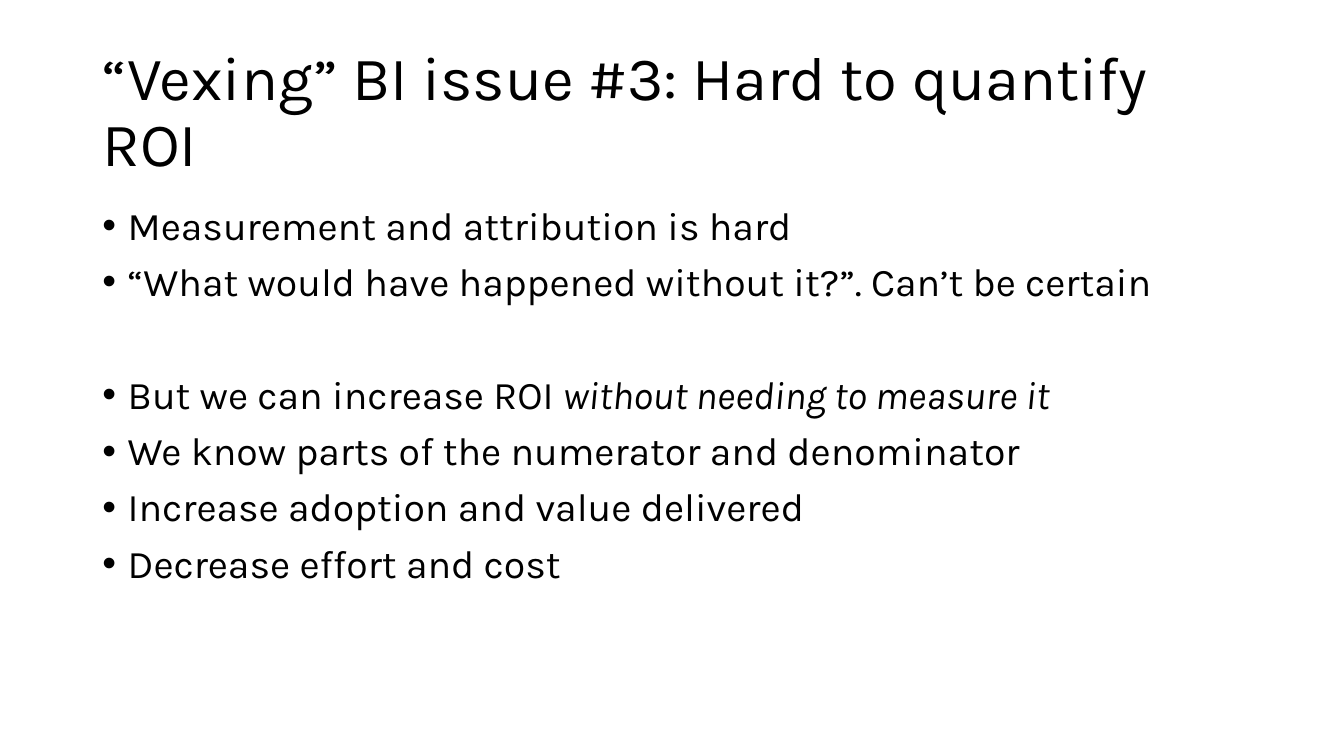
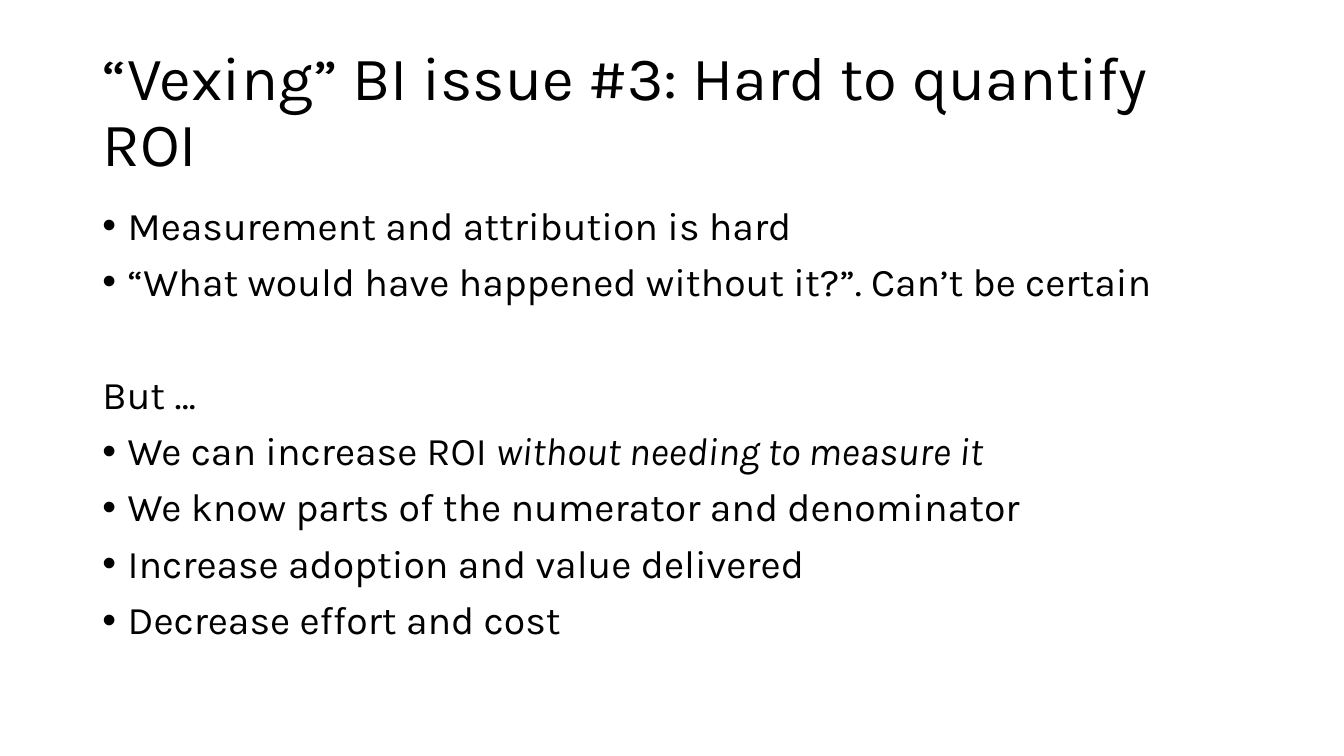
Before and after one commit to vikramnayak-com/lean-bi, a slide deck: slide 6 of Wireframing_Lean_BI_using_AI.pptx (slide 5 before the commit). Drawn at 1344x756 pixels with LibreOffice and Linux fonts; fonts in the diff are those of the drawing. Boxes give left, top, right and bottom in pixels: in the first picture for what was removed or moved away, otherwise in the second. Text is boxed around its words. In the diff, an @@ line names an element or a change of style, - is before the commit and + after.

```diff
--- a/Wireframing_Lean_BI_using_AI.pptx
+++ b/Wireframing_Lean_BI_using_AI.pptx
@@ text at box(102, 384, 983, 475): text changed @@
-• But we can increase ROI without needing to measure it
+But …
+• We can increase ROI without needing to measure it
```
Also in this commit, not shown: 9 other slides changed, 2 slides added, 1 slide removed.
